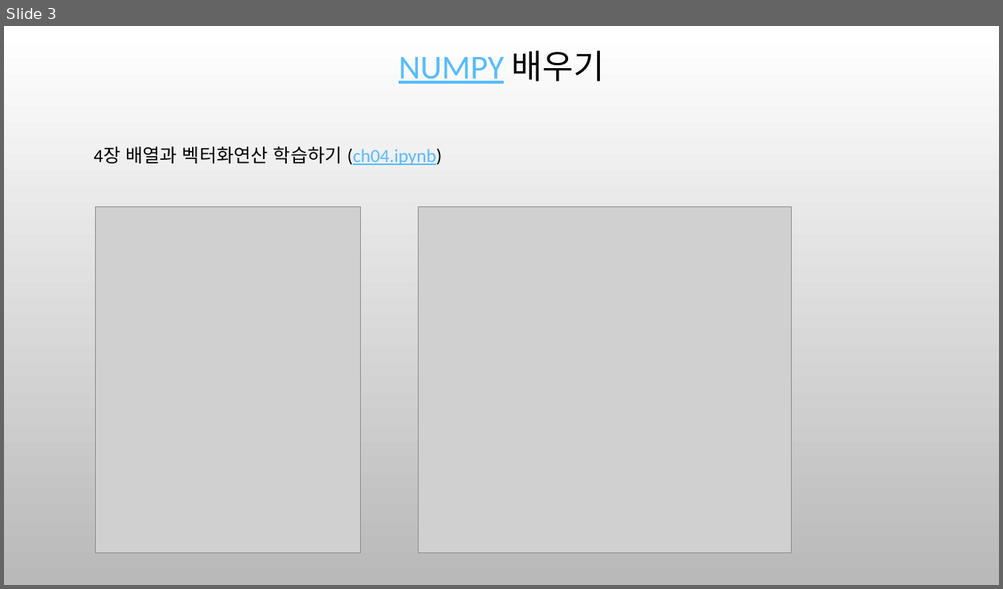
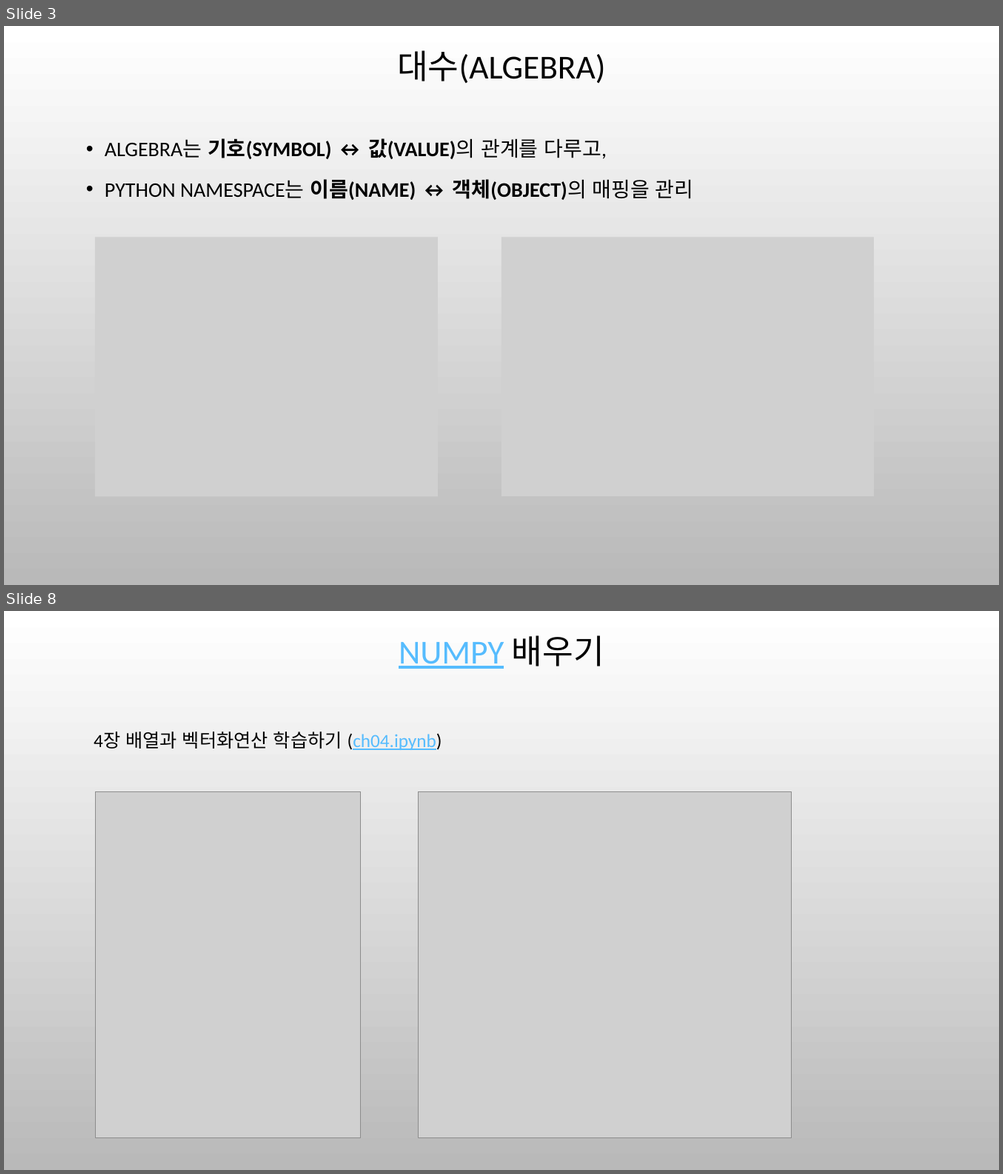
Before and after one commit to ancestor9/mathematics-for-machine-learning, a slide deck: 6_Matrix_vectors.pptx. Shown one above the other, each under a label of ours: slide 3 before the commit, slides 3 and 8 after it; the slides between them are not shown. The pictures are 1003x589 and 1003x1174 pixels, drawn with LibreOffice and Linux fonts; fonts in the diff are those of the drawing; grey boxes stand for pictures; background and template pictures are left out. Boxes give left, top, right and bottom in pixels: in the first picture for what was removed or moved away, otherwise in the second. Text is boxed around its words. In the diff, an @@ line names an element or a change of style, - is before the commit and + after.

```diff
--- a/6_Matrix_vectors.pptx
+++ b/6_Matrix_vectors.pptx
@@ slide 3 added at <box>4,26,999,585</box>, background picture (left out) @@
@@ title added at <box>397,50,605,83</box>, 32.4 pt, text #000000 @@
+대수(ALGEBRA)
@@ text added at <box>105,138,694,200</box>, 20 pt, text #000000 @@
+• ALGEBRA는 기호(SYMBOL) ↔ 값(VALUE)의 관계를 다루고,
+• PYTHON NAMESPACE는 이름(NAME) ↔ 객체(OBJECT)의 매핑을 관리
@@ picture added at <box>95,237,438,497</box> @@
@@ picture added at <box>502,237,874,497</box> @@
@@ what was slide 3 is now slide 8 @@
```
Also in this commit, not shown: 3 slides changed, 4 other slides added.
